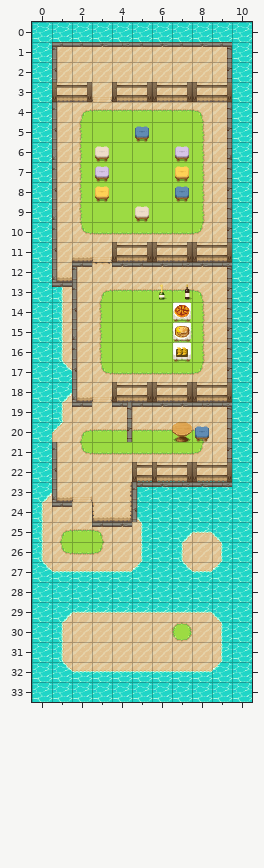
Tiled map (JSON) -- piratesmap.tmj. This is how it looked before the edit.
Cells are 32x32 px. Shown: x 0..10, y 0..33. Not drawn, because the pictures are missing: unchanged layer "deco".
The result:
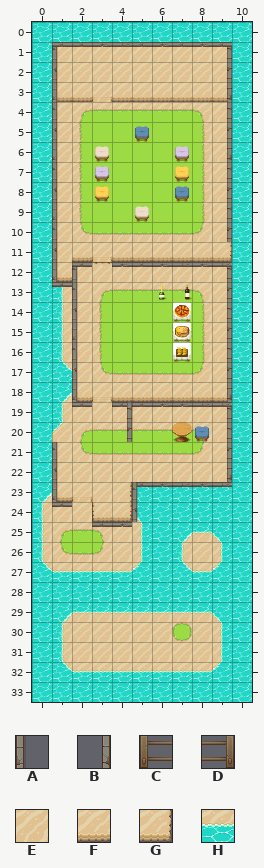
Key: from "TX Tileset Wall": A 57, B 58; from "TX Village Props": C 104, D 105; from "beach_tiles": E 29, F 45, G 46, H 125.
_ is an empty cell.
Commit: ajout piratesmap avec collisions 9
Edits made:
Layer "plages-mer":
Tile H becomes tile E in row 22 at x 5.
Layer "verdures au sol":
Tile F becomes tile E in row 22 at x 5 to 8.
Tile G becomes tile E in row 22 at x 9.
Layer "murs-1":
Tile C becomes tile A in row 3 at x 1.
Tile D becomes tile B in row 3 at x 9.
Tile C is removed in row 3 at x 4, 6 and 8; in row 11 at x 4, 6 and 8; in row 18 at x 4, 6 and 8; in row 22 at x 5 to 6 and 8.
Tile D is removed in row 3 at x 2, 5 and 7; in row 11 at x 5, 7 and 9; in row 18 at x 5, 7 and 9; in row 22 at x 7 and 9.
Layer "murs-2":
The author put tile B in row 18 at x 9; in row 22 at x 9.
